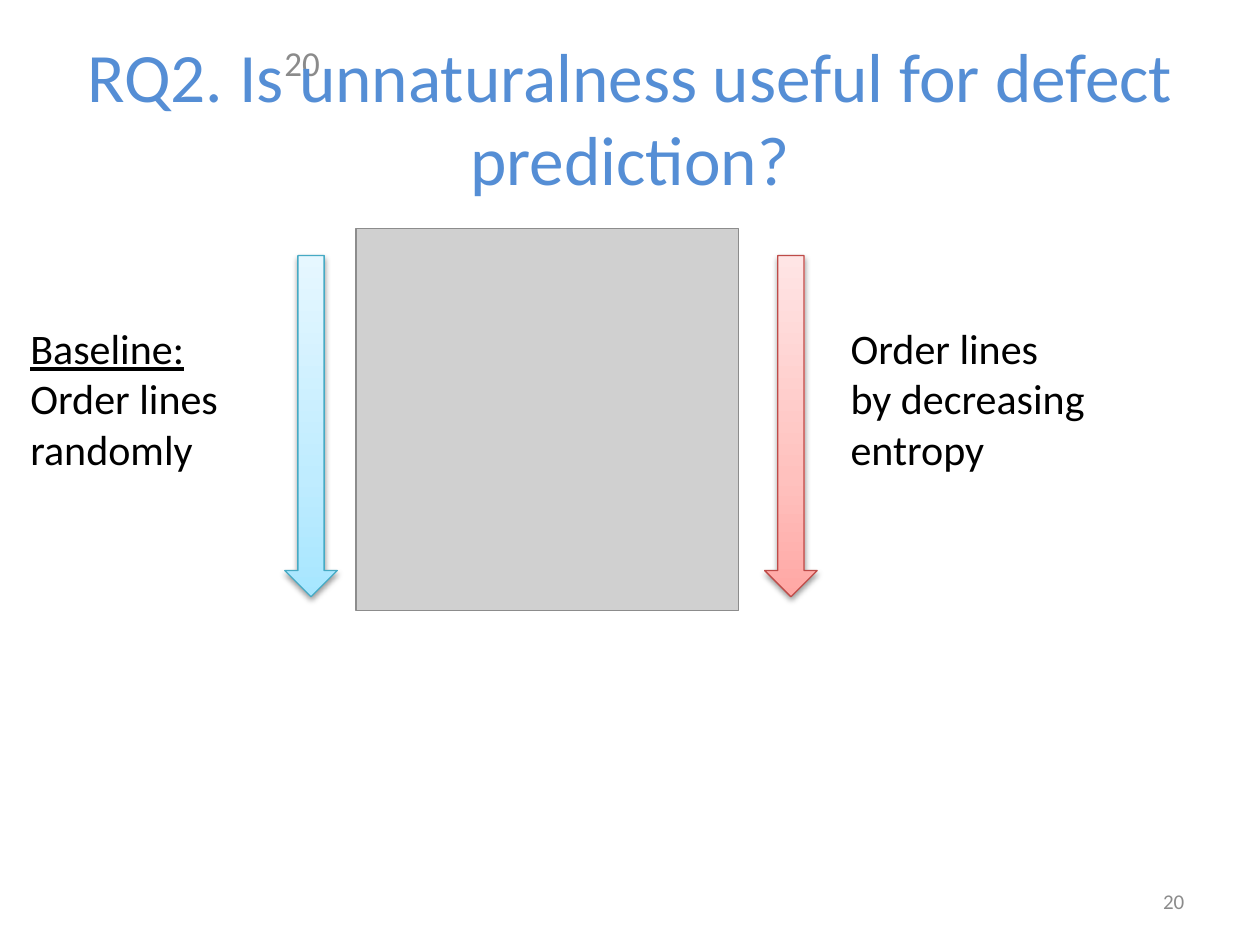
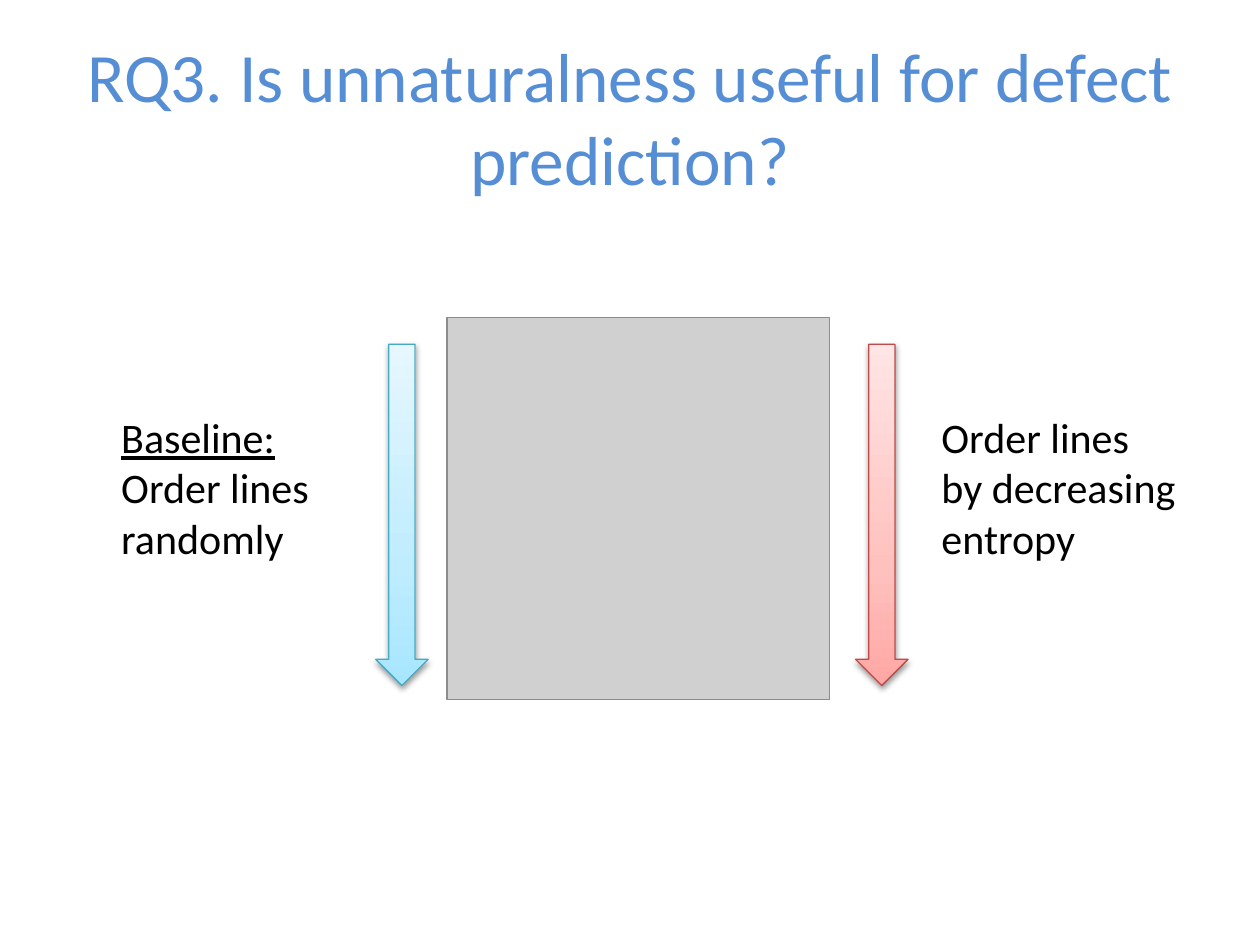
Before and after one commit to baishakhir/baishakhir.github.io, a slide deck: slide 22 of uploads/icse16-naturalness.pptx (slide 20 before the commit). Drawn at 1260x945 pixels with LibreOffice and Linux fonts; fonts in the diff are those of the drawing; grey boxes stand for pictures. Boxes give left, top, right and bottom in pixels: in the first picture for what was removed or moved away, otherwise in the second. Text is boxed around its words. In the diff, an @@ line names an element or a change of style, - is before the commit and + after.

```diff
--- a/uploads/icse16-naturalness.pptx
+++ b/uploads/icse16-naturalness.pptx
@@ title at box(87, 54, 1172, 196): text changed @@
-RQ2. Is unnaturalness useful for defect prediction?
+RQ3. Is unnaturalness useful for defect prediction?
@@ page number removed at box(284, 53, 319, 85) @@
-20
@@ 2 texts, 2 down arrows, 1 picture: place and size @@
-2 texts, 2 down arrows, 1 picture at box(30, 228, 1085, 610)
+2 texts, 2 down arrows, 1 picture at box(121, 318, 1176, 699)
@@ page number removed at box(1163, 895, 1184, 909) @@
-20
```
Also in this commit, not shown: 26 other slides changed, 7 slides added, 1 slide removed.
